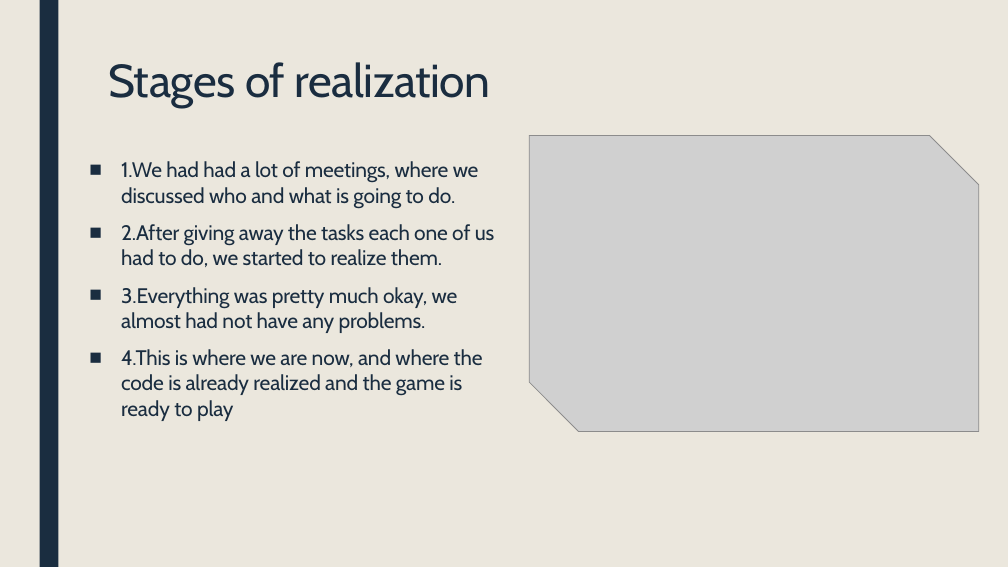
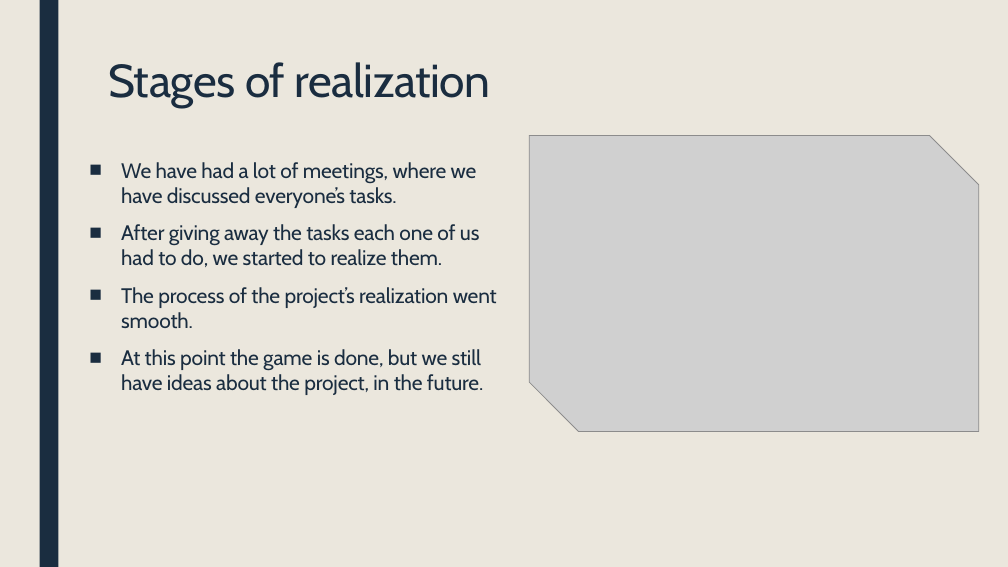
Before and after one commit to GNMilev19/maze-game, a slide deck: slide 3 of Documents/Project Presentation.pptx. Drawn at 1008x567 pixels with LibreOffice and Linux fonts; fonts in the diff are those of the drawing; grey boxes stand for pictures. Boxes give left, top, right and bottom in pixels: in the first picture for what was removed or moved away, otherwise in the second. Text is boxed around its words. In the diff, an @@ line names an element or a change of style, - is before the commit and + after.

Commit message:
Update presentation

```diff
--- a/Documents/Project Presentation.pptx
+++ b/Documents/Project Presentation.pptx
@@ text at box(121, 162, 497, 395): text changed @@
-■ 1.We had had a lot of meetings, where we discussed who and what is going to do.
-■ 2.After giving away the tasks each one of us had to do, we started to realize them.
-■ 3.Everything was pretty much okay, we almost had not have any problems.
-■ 4.This is where we are now, and where the code is already realized and the game is ready to play
+■ We have had a lot of meetings, where we have discussed everyone’s tasks.
+■ After giving away the tasks each one of us had to do, we started to realize them.
+■ The process of the project’s realization went smooth.
+■ At this point the game is done, but we still have ideas about the project, in the future.
```
Also in this commit, not shown: 2 other slides changed, 2 slides removed, 2 other files.
